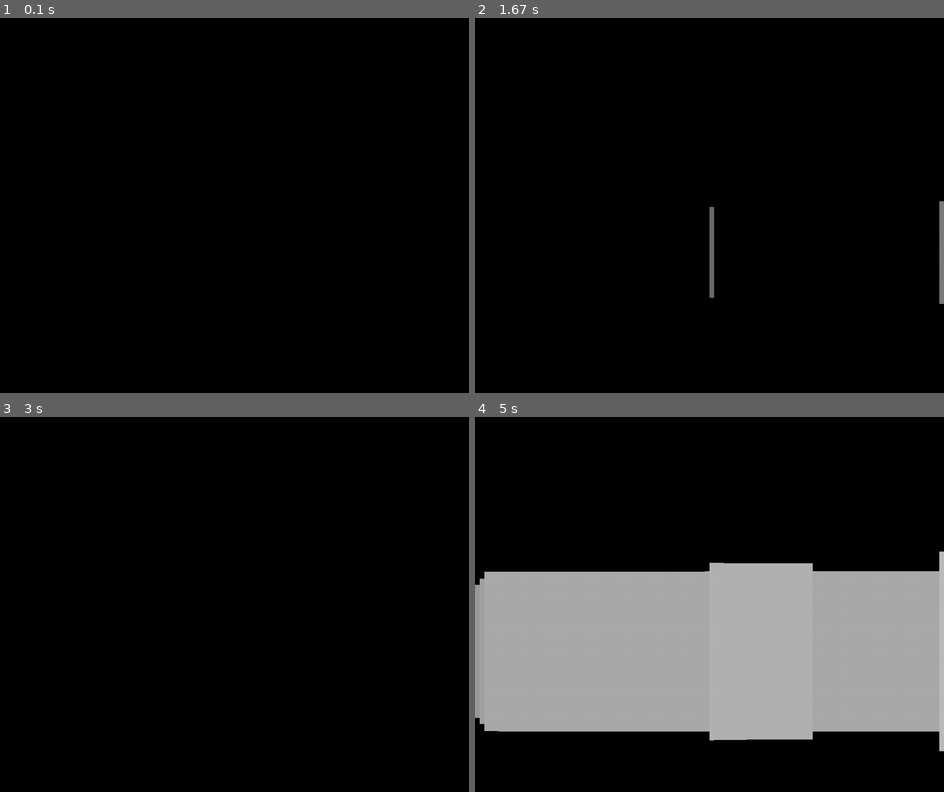
Above: before the commit, frames 1-4 (two rows, left to right).
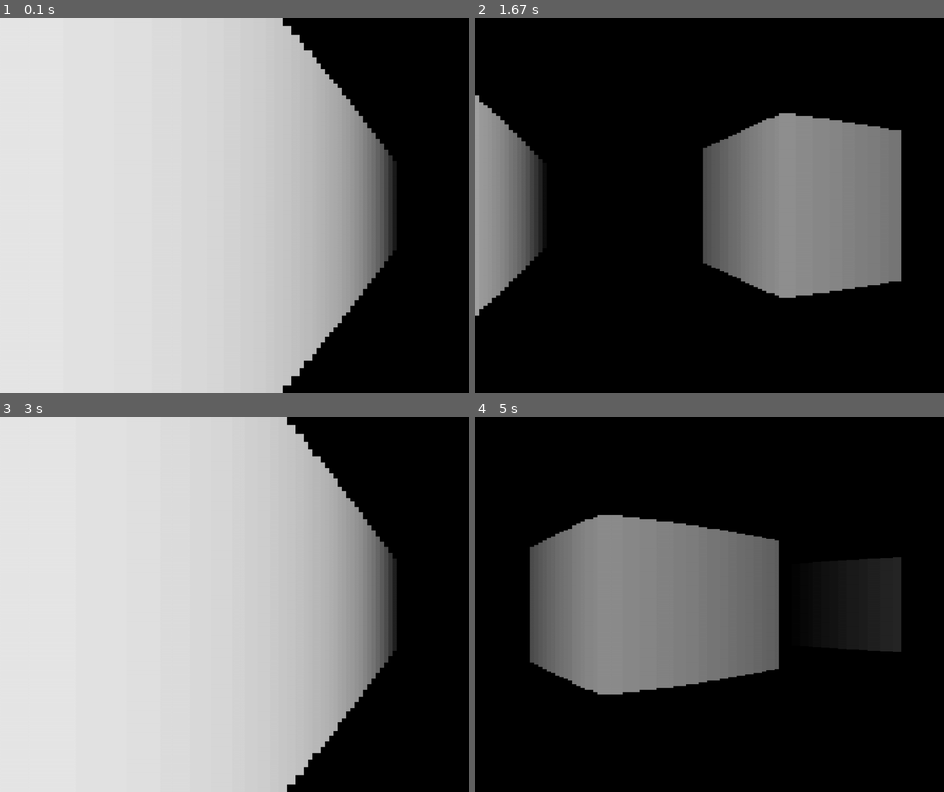
Above: after the commit, the same moments.

Repository: RefasTV/DoomPygame
Game: pygame game, started from Game.py
Two runs of this game, one before a commit and one after it. Both use one fixed random seed, a clock stepped at 60 frames per second and the inputs below.
Inputs:
- Up to frame 1 (0.1 s): no input
- Up to frame 2 (1.67 s): tap S at 0.33 s; tap A at 0.67 s; hold Right 1-1.47 s; hold D 1-1.47 s; hold Right from 1.5 s (still down); hold D from 1.5 s (still down)
- Up to frame 3 (3 s): release Right at 1.97 s; release D at 1.97 s; hold Left 2-2.53 s; hold A 2-2.53 s; hold Left 2.57-2.97 s; hold A 2.57-2.97 s
- Up to frame 4 (5 s): hold Right 3-3.63 s; hold D 3-3.63 s; hold Left 3.67-4.13 s; hold A 3.67-4.13 s; hold Right 4.17-4.63 s; hold D 4.17-4.63 s; hold Right from 4.67 s (still down); hold D from 4.67 s (still down)

The runs differ from the first frame. In frame 1, 75% of the frame differs, in the area x 0-85%, y 0-100%; in frame 2, 24%; in frame 3, 76%; in frame 4, 50%.

Commit message:
work version, rays bug

Diff:
--- a/Game.py
+++ b/Game.py
@@ -6,13 +6,14 @@
 H = 1000 #Ширина
 W = 800 #Высота
 run = True
-#bullets = []
+bullets = []
 clock = pygame.time.Clock()
-numRays = 100
+numRays = 101
 screen = pygame.display.set_mode((H,W))
-tile = 1000
+tile = 500
 scaleX = H // numRays
-screen_dist = numRays / (2 * math.tan(math.pi/3))
+dist = numRays / (2 * math.tan(math.pi/3))
+deltaAngle = math.pi/3 / numRays        # FOV / numRays #
 
 ##########Run################
 pygame.init()
@@ -43,7 +44,7 @@
         lenX = W * math.cos(self.angle) / 100 #Parts of rayX (1/100) Части лучаХ (поделили его на 100 маленьких частей)  player.posX +
         lenY = W * math.sin(self.angle) / 100 #Parts of rayY (1/100) player.posY +
 
-        for i in range(1,100): # Founding the point by multiplying it on i
+        for i in range(1,200): # Founding the point by multiplying it on i
             if (len(map.map) > (player.posY + lenY * i )// 100 >= 0 and len(map.map[0]) > (player.posX + lenX * i) // 100 >= 0): # can check next string?
                 if (map.map[int((player.posY + lenY * i) // 100)][int((player.posX + lenX * i) // 100)] == 1): # if in block:
                     return (player.posX + lenX * i, player.posY + lenY* i) # return point
@@ -51,7 +52,7 @@
 
     def GetDistance(self):
         x,y = self.GetHitPoint()
-        return max(x - player.posX,y - player.posY)
+        return (x - player.posX,y - player.posY)
 
 
 
@@ -73,14 +74,14 @@
 class Map:
     def __init__(self):
         self.map = [
-            [1, 1,  1,  1,  1,  1,  1,  1,  1, 1],
-            [1,'_','_','_','_','_','_','_','_',1],
-            [1,'_', 1, '_', 1,  1, '_', 1, '_',1],
-            [1,'_', 1, '_', 1,  1, '_','_','_',1],
-            [1,'_','_','_','_','_','_','_','_',1],
-            [1,'_', 1, '_', 1, '_', 1,  1, '_',1],
-            [1,'_', 1, '_', 1, '_','_', 1, '_',1],
-            [1, 1,  1,  1,  1,  1,  1,  1,  1, 1],
+            [1, 1,  1,  1,  1,  1,  1,  1,  1,  1],
+            [1,'_','_','_','_','_','_','_','_', 1],
+            [1,'_','_','_','_','_', '_','_','_',1],
+            [1,'_','_','_', 1,  1,  '_','_','_',1],
+            [1,'_','_','_', 1,  1,  '_','_','_',1],
+            [1,'_','_','_','_', '_','_', 1, '_',1],
+            [1, 1 ,'_', '_','_', '_','_', 1, '_',1],
+            [1, 1,  1,  1,  1,  1,  1,  1,  1,  1],
         ]
 
     def draw(self):
@@ -91,17 +92,16 @@
 
     def newDraw(self):
         for curRay in range(numRays):
-            proj_coff = screen_dist * tile
-            depth = rays[curRay].GetDistance()
+            proj_coff = dist * tile
+            depth = rays[curRay].GetDepth()
             proj_h = proj_coff / depth
-            c = depth
-            if (depth < 0):
+            c = depth*3
+            if (depth*3 < 0):
                 c = 0
-            elif depth > 255:
+            elif depth*3 > 255:
                 c = 255
-            pygame.draw.rect(screen, [255-c, 255-c, 255-c],
-                            (scaleX * curRay, H / 2 - proj_h // 2, scaleX, proj_h))
-
+            pygame.draw.rect(screen, [255 - c, 255 - c, 255-c],
+                            (scaleX * curRay, W / 2 - proj_h // 2, scaleX, proj_h))
 
 
 class Player:
@@ -109,26 +109,30 @@
         self.posX = 150
         self.posY = 150
         self.angle = 0
-        self.cameraSens = 0.0025
-
+        self.speed = 0.25
+        #self.cameraSens = 0.005
+
+    ##################### FIX #####################
     def movement(self):
         keys = pygame.key.get_pressed()
         if (keys[pygame.K_s]):
-            self.posX += -0.25 * math.cos(self.angle)
-            self.posY += -0.25 * math.sin(self.angle)
+            self.posX += -self.speed * math.cos(self.angle)
+            self.posY += -self.speed * math.sin(self.angle)
         if (keys[pygame.K_w]):
-            self.posX += 0.25 * math.cos(self.angle)
-            self.posY += 0.25 * math.sin(self.angle)
+            self.posX += self.speed * math.cos(self.angle)
+            self.posY += self.speed * math.sin(self.angle)
         if (keys[pygame.K_a]):
-            self.posX += 0.25 * math.sin(self.angle)
-            self.posY += -0.25 * math.cos(self.angle)
+            self.posX += self.speed * math.sin(self.angle)
+            self.posY += -self.speed * math.cos(self.angle)
         if (keys[pygame.K_d]):
-            self.posX += -0.25 * math.sin(self.angle)
-            self.posY += 0.25 * math.cos(self.angle)
+            self.posX += -self.speed * math.sin(self.angle)
+            self.posY += self.speed * math.cos(self.angle)
+
+        # error up /\ #
         if (keys[pygame.K_LEFT]):
-            self.angle -= self.cameraSens
+            self.angle -= deltaAngle
         if (keys[pygame.K_RIGHT]):
-            self.angle += self.cameraSens
+            self.angle += deltaAngle
         self.angle %= math.tau
 
     def draw(self):
@@ -147,6 +151,16 @@
     for i in range(len(bullets)):
         bullets[i].draw()
 """
+def TwoD():
+    map.draw()
+    player.draw()
+    for i in range(numRays):
+        rays[i].DrawRay()
+    #rays[-1].DrawRay()
+
+def ThreeD():
+    map.newDraw()
+
 
 ##########Class Objects##########
 player = Player()
@@ -156,7 +170,8 @@
 ######### Game Loop##############
 while run:
     clock.tick(600)
-    for i in range(1,numRays+1):
+    print(player.angle)
+    for i in range(numRays):
         '''
         if (i == 0):
             rays[i] = Ray(player.angle - player.cameraSens * 20)
@@ -170,13 +185,13 @@
             rays[i] = Ray(player.angle + player.cameraSens * 20)
         '''
 
-
-        if i == numRays / 2:
-            rays[i-1] = Ray(player.angle)
+        ################ FIXED #######################
+        if i == numRays / 2 - 0.5:
+            rays[i] = Ray(player.angle)
         if i < numRays / 2:
-            rays[i-1] = Ray(player.angle - player.cameraSens * (50 / 2 / i))
+            rays[i] = Ray(player.angle - deltaAngle * (numRays - i))
         if i > numRays / 2:
-            rays[i-1] = Ray(player.angle + player.cameraSens * (50 / 2 / (i % (numRays // 2) + 1)))
+            rays[i] = Ray(player.angle + deltaAngle * (i - numRays))
 
     pygame.display.set_caption(f'{clock.get_fps() : .1f}')
     for ev in pygame.event.get():
@@ -189,11 +204,16 @@
 
     #Game
     screen.fill((0,0,0))
-    #map.draw()
     player.movement()
-    #player.draw()
-    #rays[2].DrawRay()
-    map.newDraw()
+
+    #   SELECT    #
+
+    #TwoD()
+    ThreeD()
+
+
+
+
     '''
     DrawBullets()
     if (len(bullets) > 25): #Bullets Optimization
--- a/GameCopy.py
+++ /dev/null
@@ -1,216 +0,0 @@
-#######Imports###############
-import pygame, math
-
-
-########Variables############
-H = 1000 #Ширина
-W = 800 #Высота
-run = True
-bullets = []
-clock = pygame.time.Clock()
-numRays = 101
-screen = pygame.display.set_mode((H,W))
-tile = 1000
-scaleX = H // numRays
-dist = numRays / (2 * math.tan(math.pi/3))
-deltaAngle = math.pi/6 / numRays        # FOV / numRays ######################
-
-##########Run################
-pygame.init()
-
-###########Classes###########
-class Ray:
-    def __init__(self, angle):
-        self.angle = angle
-
-    def DrawRay(self):
-        GHP = self.GetHitPoint()
-
-        pygame.draw.line(screen,"yellow",(player.posX, player.posY), GHP)
-
-        pygame.draw.circle(screen, "green", GHP, 5)
-
-    def GetDepth(self):
-        lenX = W * math.cos(self.angle) / 100 #Parts of rayX (1/100) Части лучаХ (поделили его на 100 маленьких частей)  player.posX +
-        lenY = W * math.sin(self.angle) / 100 #Parts of rayY (1/100) player.posY +
-
-        for i in range(1,100): # Founding the point by multiplying it on i
-            if (len(map.map) > (player.posY + lenY * i )// 100 >= 0 and len(map.map[0]) > (player.posX + lenX * i) // 100 >= 0): # can check next string?
-                if (map.map[int((player.posY + lenY * i) // 100)][int((player.posX + lenX * i) // 100)] == 1): # if in block:
-                    return (i) # return depth
-        return (10000000)
-
-    def GetHitPoint(self):
-        lenX = W * math.cos(self.angle) / 100 #Parts of rayX (1/100) Части лучаХ (поделили его на 100 маленьких частей)  player.posX +
-        lenY = W * math.sin(self.angle) / 100 #Parts of rayY (1/100) player.posY +
-
-        for i in range(1,200): # Founding the point by multiplying it on i
-            if (len(map.map) > (player.posY + lenY * i )// 100 >= 0 and len(map.map[0]) > (player.posX + lenX * i) // 100 >= 0): # can check next string?
-                if (map.map[int((player.posY + lenY * i) // 100)][int((player.posX + lenX * i) // 100)] == 1): # if in block:
-                    return (player.posX + lenX * i, player.posY + lenY* i) # return point
-        return (0,0)
-
-    def GetDistance(self):
-        x,y = self.GetHitPoint()
-        return (x - player.posX,y - player.posY)
-
-
-
-"""
-class Bullet:
-    def __init__(self):
-        self.angle = player.angle
-        self.curX = player.posX
-        self.curY = player.posY
-    def nextPos(self):
-        speed = 500
-        return (player.posX + (player.posX + W * math.cos(player.angle)) / speed, player.posY + (player.posY + W * math.sin(player.angle)) / speed)
-
-    def draw(self):
-        if (W > self.curX > 0) and (H > self.curY > 0):
-            pygame.draw.circle(screen,'white',self.nextPos(),3)
-"""
-
-class Map:
-    def __init__(self):
-        self.map = [
-            [1, 1,  1,  1,  1,  1,  1,  1,  1, 1],
-            [1,'_','_','_','_','_','_','_','_',1],
-            [1,'_','_','_','_', '_', '_','_', '_',1],
-            [1,'_','_','_', 1,  1,  '_','_','_',1],
-            [1,'_','_','_', 1,  1,  '_','_','_',1],
-            [1,'_','_','_','_', '_', '_',  1, '_',1],
-            [1,'_', 1, '_','_', '_','_', 1, '_',1],
-            [1, 1,  1,  1,  1,  1,  1,  1,  1, 1],
-        ]
-
-    def draw(self):
-        for j in range(W // 100):
-            for i in range(H // 100):
-                if (self.map[j][i] == 1):
-                    pygame.draw.rect(screen,'darkgray',(i*100, j*100, 100, 100))
-
-    def newDraw(self):
-        for curRay in range(numRays):
-            proj_coff = dist * tile
-            depth = rays[curRay].GetDepth()
-            proj_h = proj_coff / depth
-            c = depth*3
-            if (depth*3 < 0):
-                c = 0
-            elif depth*3 > 255:
-                c = 255
-            pygame.draw.rect(screen, [255 - c, 255 - c, 255-c],
-                            (scaleX * curRay, W / 2 - proj_h // 2, scaleX, proj_h))
-
-
-class Player:
-    def __init__(self):
-        self.posX = 150
-        self.posY = 150
-        self.angle = 0
-        self.cameraSens = 0.005
-
-    def movement(self):
-        keys = pygame.key.get_pressed()
-        if (keys[pygame.K_s]):
-            self.posX += -0.25 * math.cos(self.angle)
-            self.posY += -0.25 * math.sin(self.angle)
-        if (keys[pygame.K_w]):
-            self.posX += 0.25 * math.cos(self.angle)
-            self.posY += 0.25 * math.sin(self.angle)
-        if (keys[pygame.K_a]):
-            self.posX += 0.25 * math.sin(self.angle)
-            self.posY += -0.25 * math.cos(self.angle)
-        if (keys[pygame.K_d]):
-            self.posX += -0.25 * math.sin(self.angle)
-            self.posY += 0.25 * math.cos(self.angle)
-        if (keys[pygame.K_LEFT]):
-            self.angle -= self.cameraSens
-        if (keys[pygame.K_RIGHT]):
-            self.angle += self.cameraSens
-        self.angle %= math.tau
-
-    def draw(self):
-        pygame.draw.circle(screen,'green',(self.posX, self.posY),7)
-
-
-"""
-    def Shoot(self):
-        bullets.append(Bullet())
-        print(bullets)
-"""
-
-############Functions############
-"""
-def DrawBullets():
-    for i in range(len(bullets)):
-        bullets[i].draw()
-"""
-def TwoD():
-    map.draw()
-    player.draw()
-    for i in range(numRays):
-        rays[i].DrawRay()
-
-def ThreeD():
-    map.newDraw()
-
-
-##########Class Objects##########
-player = Player()
-map = Map()
-rays = [0] * numRays
-
-######### Game Loop##############
-while run:
-    clock.tick(600)
-    for i in range(numRays):
-        '''
-        if (i == 0):
-            rays[i] = Ray(player.angle - player.cameraSens * 20)
-        if i == 1:
-            rays[i] = Ray(player.angle - player.cameraSens * 10)
-        if i == 2:
-            rays[i] = Ray(player.angle)
-        if i == 3:
-            rays[i] = Ray(player.angle + player.cameraSens * 10)
-        if i == 4:
-            rays[i] = Ray(player.angle + player.cameraSens * 20)
-        '''
-
-        ################ FIX #######################
-        if i == numRays / 2 - 0.5:
-            rays[i] = Ray(player.angle)
-        if i < numRays / 2:
-            rays[i] = Ray(player.angle - deltaAngle * (numRays - i))
-        if i > numRays / 2:
-            rays[i] = Ray(player.angle + deltaAngle * (i - numRays))
-
-    pygame.display.set_caption(f'{clock.get_fps() : .1f}')
-    for ev in pygame.event.get():
-        if (ev.type == pygame.QUIT): #Quit
-            run = False
-        """
-        if (ev.type == pygame.MOUSEBUTTONDOWN): #Shoot
-            player.Shoot()
-        """
-
-    #Game
-    screen.fill((0,0,0))
-    player.movement()
-
-    #   SELECT    #
-
-    #TwoD()
-    ThreeD()
-
-
-    '''
-    DrawBullets()
-    if (len(bullets) > 25): #Bullets Optimization
-        bullets.pop(0)
-    '''
-
-    #Update
-    pygame.display.update()
--- a/rayCast.py
+++ /dev/null
@@ -1,224 +0,0 @@
-#######Imports###############
-import pygame, math
-
-
-########Variables############
-H = 1000 #Ширина
-W = 800 #Высота
-run = True
-bullets = []
-clock = pygame.time.Clock()
-numRays = 101
-screen = pygame.display.set_mode((H,W))
-tile = 500
-scaleX = H // numRays
-dist = numRays / (2 * math.tan(math.pi/3))
-deltaAngle = math.pi/3 / numRays        # FOV / numRays #
-
-##########Run################
-pygame.init()
-
-###########Classes###########
-class Ray:
-    def __init__(self, angle):
-        self.angle = angle
-
-    def DrawRay(self):
-        GHP = self.GetHitPoint()
-
-        pygame.draw.line(screen,"yellow",(player.posX, player.posY), GHP)
-
-        pygame.draw.circle(screen, "green", GHP, 5)
-
-    def GetDepth(self):
-        lenX = W * math.cos(self.angle) / 100 #Parts of rayX (1/100) Части лучаХ (поделили его на 100 маленьких частей)  player.posX +
-        lenY = W * math.sin(self.angle) / 100 #Parts of rayY (1/100) player.posY +
-
-        for i in range(1,100): # Founding the point by multiplying it on i
-            if (len(map.map) > (player.posY + lenY * i )// 100 >= 0 and len(map.map[0]) > (player.posX + lenX * i) // 100 >= 0): # can check next string?
-                if (map.map[int((player.posY + lenY * i) // 100)][int((player.posX + lenX * i) // 100)] == 1): # if in block:
-                    return (i) # return depth
-        return (10000000)
-
-    def GetHitPoint(self):
-        lenX = W * math.cos(self.angle) / 100 #Parts of rayX (1/100) Части лучаХ (поделили его на 100 маленьких частей)  player.posX +
-        lenY = W * math.sin(self.angle) / 100 #Parts of rayY (1/100) player.posY +
-
-        for i in range(1,200): # Founding the point by multiplying it on i
-            if (len(map.map) > (player.posY + lenY * i )// 100 >= 0 and len(map.map[0]) > (player.posX + lenX * i) // 100 >= 0): # can check next string?
-                if (map.map[int((player.posY + lenY * i) // 100)][int((player.posX + lenX * i) // 100)] == 1): # if in block:
-                    return (player.posX + lenX * i, player.posY + lenY* i) # return point
-        return (0,0)
-
-    def GetDistance(self):
-        x,y = self.GetHitPoint()
-        return (x - player.posX,y - player.posY)
-
-
-
-"""
-class Bullet:
-    def __init__(self):
-        self.angle = player.angle
-        self.curX = player.posX
-        self.curY = player.posY
-    def nextPos(self):
-        speed = 500
-        return (player.posX + (player.posX + W * math.cos(player.angle)) / speed, player.posY + (player.posY + W * math.sin(player.angle)) / speed)
-
-    def draw(self):
-        if (W > self.curX > 0) and (H > self.curY > 0):
-            pygame.draw.circle(screen,'white',self.nextPos(),3)
-"""
-
-class Map:
-    def __init__(self):
-        self.map = [
-            [1, 1,  1,  1,  1,  1,  1,  1,  1,  1],
-            [1,'_','_','_','_','_','_','_','_', 1],
-            [1,'_','_','_','_','_', '_','_','_',1],
-            [1,'_','_','_', 1,  1,  '_','_','_',1],
-            [1,'_','_','_', 1,  1,  '_','_','_',1],
-            [1,'_','_','_','_', '_','_', 1, '_',1],
-            [1, 1 ,'_', '_','_', '_','_', 1, '_',1],
-            [1, 1,  1,  1,  1,  1,  1,  1,  1,  1],
-        ]
-
-    def draw(self):
-        for j in range(W // 100):
-            for i in range(H // 100):
-                if (self.map[j][i] == 1):
-                    pygame.draw.rect(screen,'darkgray',(i*100, j*100, 100, 100))
-
-    def newDraw(self):
-        for curRay in range(numRays):
-            proj_coff = dist * tile
-            depth = rays[curRay].GetDepth()
-            proj_h = proj_coff / depth
-            c = depth*3
-            if (depth*3 < 0):
-                c = 0
-            elif depth*3 > 255:
-                c = 255
-            pygame.draw.rect(screen, [255 - c, 255 - c, 255-c],
-                            (scaleX * curRay, W / 2 - proj_h // 2, scaleX, proj_h))
-
-
-class Player:
-    def __init__(self):
-        self.posX = 150
-        self.posY = 150
-        self.angle = 0
-        self.speed = 0.25
-        #self.cameraSens = 0.005
-
-    ##################### FIX #####################
-    def movement(self):
-        keys = pygame.key.get_pressed()
-        if (keys[pygame.K_s]):
-            self.posX += -self.speed * math.cos(self.angle)
-            self.posY += -self.speed * math.sin(self.angle)
-        if (keys[pygame.K_w]):
-            self.posX += self.speed * math.cos(self.angle)
-            self.posY += self.speed * math.sin(self.angle)
-        if (keys[pygame.K_a]):
-            self.posX += self.speed * math.sin(self.angle)
-            self.posY += -self.speed * math.cos(self.angle)
-        if (keys[pygame.K_d]):
-            self.posX += -self.speed * math.sin(self.angle)
-            self.posY += self.speed * math.cos(self.angle)
-
-        # error up /\ #
-        if (keys[pygame.K_LEFT]):
-            self.angle -= deltaAngle
-        if (keys[pygame.K_RIGHT]):
-            self.angle += deltaAngle
-        self.angle %= math.tau
-
-    def draw(self):
-        pygame.draw.circle(screen,'green',(self.posX, self.posY),7)
-
-
-"""
-    def Shoot(self):
-        bullets.append(Bullet())
-        print(bullets)
-"""
-
-############Functions############
-"""
-def DrawBullets():
-    for i in range(len(bullets)):
-        bullets[i].draw()
-"""
-def TwoD():
-    map.draw()
-    player.draw()
-    for i in range(numRays):
-        rays[i].DrawRay()
-    #rays[-1].DrawRay()
-
-def ThreeD():
-    map.newDraw()
-
-
-##########Class Objects##########
-player = Player()
-map = Map()
-rays = [0] * numRays
-
-######### Game Loop##############
-while run:
-    clock.tick(600)
-    print(player.angle)
-    for i in range(numRays):
-        '''
-        if (i == 0):
-            rays[i] = Ray(player.angle - player.cameraSens * 20)
-        if i == 1:
-            rays[i] = Ray(player.angle - player.cameraSens * 10)
-        if i == 2:
-            rays[i] = Ray(player.angle)
-        if i == 3:
-            rays[i] = Ray(player.angle + player.cameraSens * 10)
-        if i == 4:
-            rays[i] = Ray(player.angle + player.cameraSens * 20)
-        '''
-
-        ################ FIXED #######################
-        if i == numRays / 2 - 0.5:
-            rays[i] = Ray(player.angle)
-        if i < numRays / 2:
-            rays[i] = Ray(player.angle - deltaAngle * (numRays - i))
-        if i > numRays / 2:
-            rays[i] = Ray(player.angle + deltaAngle * (i - numRays))
-
-    pygame.display.set_caption(f'{clock.get_fps() : .1f}')
-    for ev in pygame.event.get():
-        if (ev.type == pygame.QUIT): #Quit
-            run = False
-        """
-        if (ev.type == pygame.MOUSEBUTTONDOWN): #Shoot
-            player.Shoot()
-        """
-
-    #Game
-    screen.fill((0,0,0))
-    player.movement()
-
-    #   SELECT    #
-
-    #TwoD()
-    ThreeD()
-
-
-
-
-    '''
-    DrawBullets()
-    if (len(bullets) > 25): #Bullets Optimization
-        bullets.pop(0)
-    '''
-
-    #Update
-    pygame.display.update()
Not shown, changed: README.md
